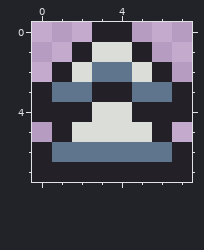
Pixel-art sprite, stored at Game/assests/LumberJackUpgrade.png. This is how it looked before the edit.
The file is 128x128 pixels, drawn in blocks of 16x16; one block is one cell here.
And afterwards:
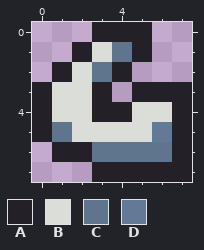
Palette (. is transparent): A #242027  B #daddd8  C #5f758e  D #627a95
Edits made:
y 0: x 5 . -> A
y 1: x 4 B -> C
y 2: x 4..6 CBA -> A..
y 3: x 1..2 CC -> BB; x 4..6 ACC -> .AA
y 4: x 1..6 AABBAA -> BBAABB
y 5: x 0..1 .A -> AC; x 6..7 A. -> DA
y 6: x 0..2 ACC -> .AA
y 7: x 0..2 AAA -> ...
Where, in picture pixels (left, top, right, bottom), the same in both pictures:
changed: (32, 22, 192, 182)
